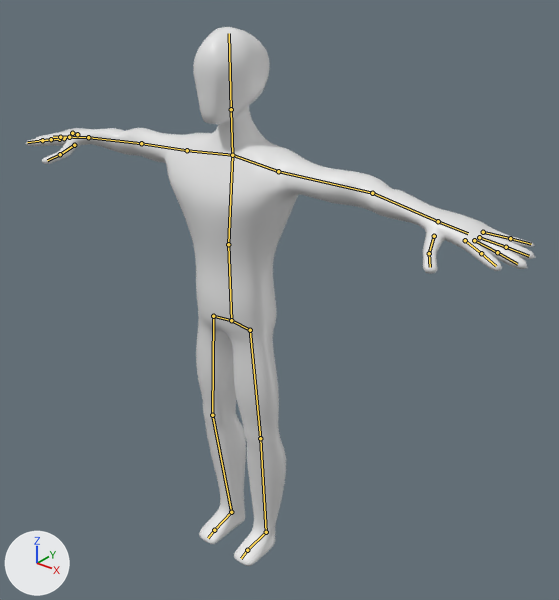
An edit to the Blender file intermediate_assets/blender/dummy.blend, drawn before and after from the same camera.
The view is the same before and after, from a 50 mm camera at (1.61, -1.78, 2.2) aimed at (0.07, 0.15, 1.01). The lights are fixed; the arrows at lower left show +X, +Y and +Z. The bones that bend it are drawn over the model as lines.
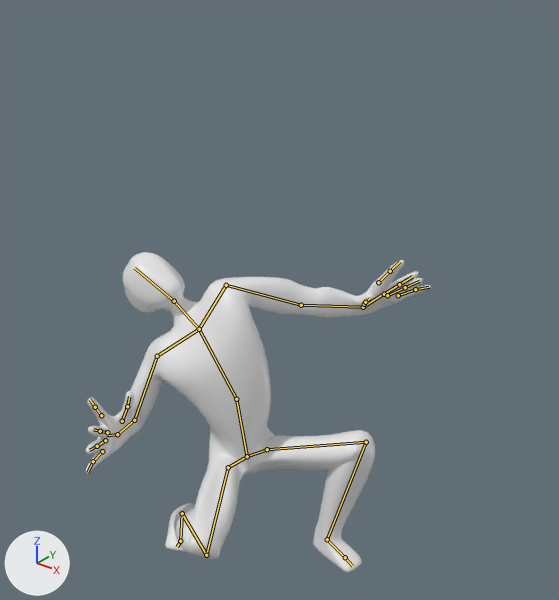
The newer file adds an action. The first version stands in its rest pose; the second is drawn at frame 25 of the action 'CrouchStun'.

What the commit changed:
Bone 'Funny' (bone_funny) moves from (0.0, 0.0, 0.0) to (-0.003, -0.645, -0.014).
Bone 'Funny' (bone_funny) turns from (0, 0, 0) to (7, 59, 17) degrees about its own x, y and z.
Bone 'Abdomen' (bone_abdomen) turns from (0, 0, 0) to (12, -12, -10) degrees about its own x, y and z.
Bone 'Chest' (bone_chest) turns from (0, 0, 0) to (-21, -6, 22) degrees about its own x, y and z.
Bone 'Neck' (bone_neck) turns from (0, 0, 0) to (-13, 2, 16) degrees about its own x, y and z.
Bone 'Head' (bone_head) turns from (0, 0, 0) to (-16, 41, 1) degrees about its own x, y and z.
Bone 'Shoulder.L' (bone_shoulder_l) turns from (0, 0, 0) to (36, -14, -4) degrees about its own x, y and z.
Bone 'HeelIK.L' (bone_heelik_l) moves from (0.0, 0.0, 0.0) to (0.21, 0.122, -0.005).
Bone 'HeelIK.L' (bone_heelik_l) turns from (0, 0, 0) to (-3, -1, 78) degrees about its own x, y and z.
Bone 'KneeIK.L' (bone_kneeik_l) moves from (0.0, 0.0, 0.0) to (-0.829, 0.092, -0.041).
Bone 'ElbowIK.L' (bone_elbowik_l) moves from (0.0, 0.0, 0.0) to (-0.671, -0.143, -1.913).
Bone 'ElbowIK.L' (bone_elbowik_l) turns from (0, 0, 0) to (8, 4, 124) degrees about its own x, y and z.
Bone 'HandIK.L' (bone_handik_l) moves from (0.0, 0.0, 0.0) to (-0.52, -0.643, -0.466).
Bone 'HandIK.L' (bone_handik_l) turns from (0, 0, 0) to (-23, 29, 51) degrees about its own x, y and z.
Bone 'IndexBase.L' (bone_indexbase_l) moves from (0.0, 0.0, 0.0) to (0.019, 0.013, 0.015).
Bone 'MiddleBase.L' (bone_middlebase_l) moves from (0.0, 0.0, 0.0) to (-0.004, -0.021, -0.004).
Bone 'RingBase.L' (bone_ringbase_l) moves from (0.0, 0.0, 0.0) to (-0.012, -0.016, -0.001).
Bone 'LittleBase.L' (bone_littlebase_l) moves from (0.0, 0.0, 0.0) to (-0.003, 0.021, -0.011).
Bone 'HeelIK.R' (bone_heelik_r) moves from (0.0, 0.0, 0.0) to (-0.119, -0.16, 0.038).
Bone 'HeelIK.R' (bone_heelik_r) turns from (0, 0, 0) to (27, 6, 40) degrees about its own x, y and z.
Bone 'Toes.R' (bone_toes_r) turns from (0, 0, 0) to (-55, 11, 8) degrees about its own x, y and z.
Bone 'KneeIK.R' (bone_kneeik_r) moves from (0.0, 0.0, 0.0) to (-2.442, -1.26, 1.072).
Bone 'ElbowIK.R' (bone_elbowik_r) moves from (0.0, 0.0, 0.0) to (-0.05, -1.011, -1.518).
Bone 'ElbowIK.R' (bone_elbowik_r) turns from (0, 0, 0) to (-22, 11, 145) degrees about its own x, y and z.
Bone 'HandIK.R' (bone_handik_r) moves from (0.0, 0.0, 0.0) to (0.364, -0.96, 0.382).
Bone 'HandIK.R' (bone_handik_r) turns from (0, 0, 0) to (-30, 126, 64) degrees about its own x, y and z.
Bone 'IndexBase.R' (bone_indexbase_r) moves from (0.0, 0.0, 0.0) to (-0.019, 0.013, 0.015).
Bone 'MiddleBase.R' (bone_middlebase_r) moves from (0.0, 0.0, 0.0) to (0.004, -0.021, -0.004).
Bone 'RingBase.R' (bone_ringbase_r) moves from (0.0, 0.0, 0.0) to (0.012, -0.016, -0.001).
Bone 'LittleBase.R' (bone_littlebase_r) moves from (0.0, 0.0, 0.0) to (0.003, 0.021, -0.011).

What differs and where, as boxes (x1, y1, x2, y2) in the pictures (559 x 600 px):
'Mesh', posed (32% narrower, 41% shorter): before (26, 27, 536, 566); after (86, 252, 432, 572)
bone 'Abdomen', root to tip: before (231, 320) to (228, 244); after (247, 456) to (236, 399)
bone 'Chest', root to tip: before (228, 244) to (232, 155); after (236, 399) to (199, 329)
bone 'Neck', root to tip: before (232, 155) to (231, 109); after (199, 329) to (174, 301)
bone 'Head', root to tip: before (231, 109) to (229, 33); after (174, 301) to (134, 268)
bone 'Shoulder.L', root to tip: before (232, 155) to (278, 171); after (199, 329) to (226, 285)
bone 'IndexBase.L', root to tip: before (465, 240) to (481, 253); after (378, 282) to (390, 271)
bone 'MiddleBase.L', root to tip: before (474, 240) to (497, 252); after (384, 294) to (399, 284)
bone 'RingBase.L', root to tip: before (479, 237) to (506, 247); after (387, 295) to (405, 287)
bone 'LittleBase.L', root to tip: before (483, 232) to (510, 238); after (398, 295) to (415, 289)
bone 'Toes.R', root to tip: before (214, 530) to (208, 538); after (180, 541) to (177, 547)
bone 'IndexBase.R', root to tip: before (59, 139) to (42, 140); after (101, 415) to (95, 407)
bone 'MiddleBase.R', root to tip: before (64, 138) to (51, 139); after (107, 432) to (100, 431)
bone 'RingBase.R', root to tip: before (69, 137) to (60, 137); after (105, 440) to (97, 446)
bone 'LittleBase.R', root to tip: before (77, 134) to (72, 133); after (102, 451) to (93, 461)
